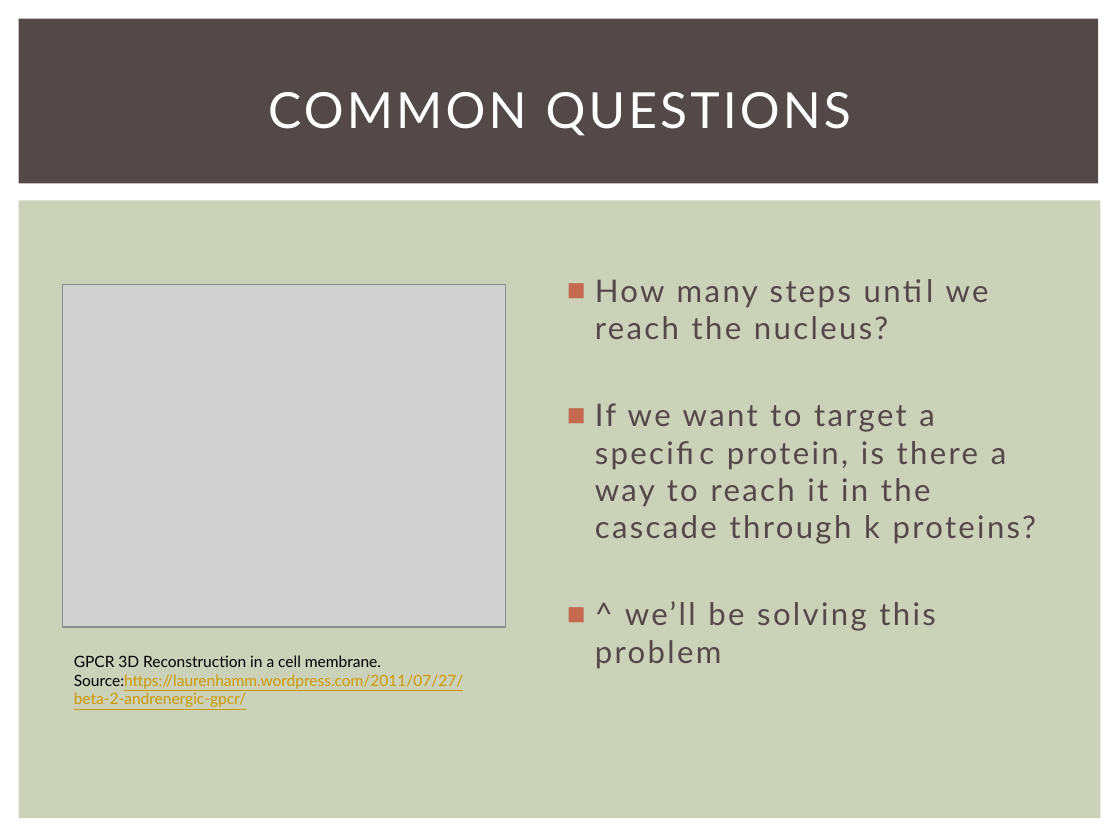
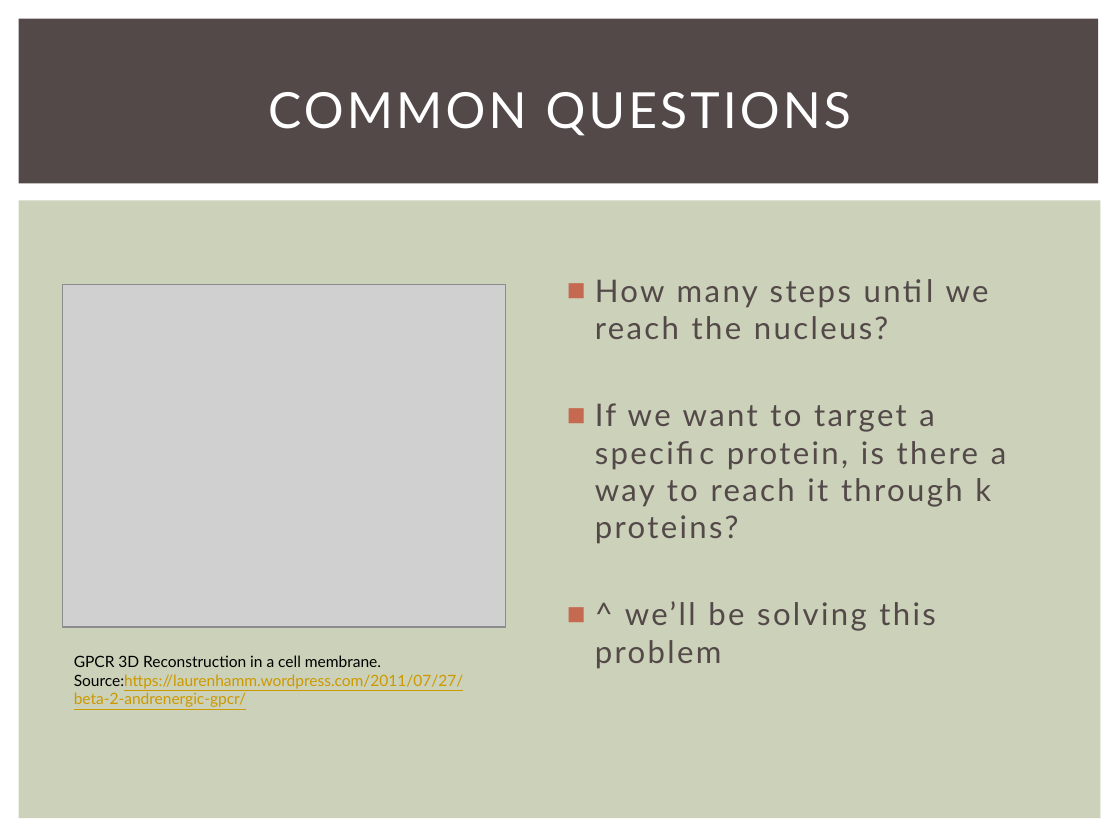
Before and after one commit to dadler6/Networks_Final, a slide deck: slide 3 of PPI_Networks_Presentation.pptx. Drawn at 1120x840 pixels with LibreOffice and Linux fonts; fonts in the diff are those of the drawing; grey boxes stand for pictures. Boxes give left, top, right and bottom in pixels: in the first picture for what was removed or moved away, otherwise in the second. Text is boxed around its words. In the diff, an @@ line names an element or a change of style, - is before the commit and + after.

```diff
--- a/PPI_Networks_Presentation.pptx
+++ b/PPI_Networks_Presentation.pptx
@@ text at (595,403,1006,544): text changed @@
-■ If we want to target a specific protein, is there a way to reach it in the cascade through k proteins?
+■ If we want to target a specific protein, is there a way to reach it through k proteins?
```
Also in this commit, not shown: 3 other slides changed.
